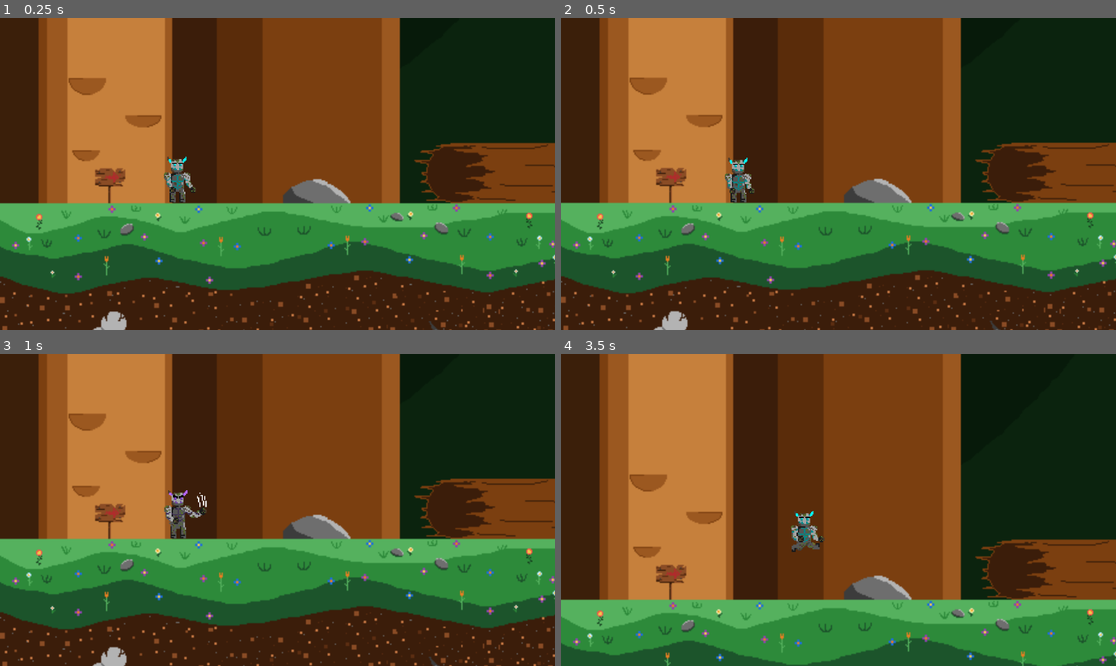
Above: before the commit, frames 1-4 (two rows, left to right).
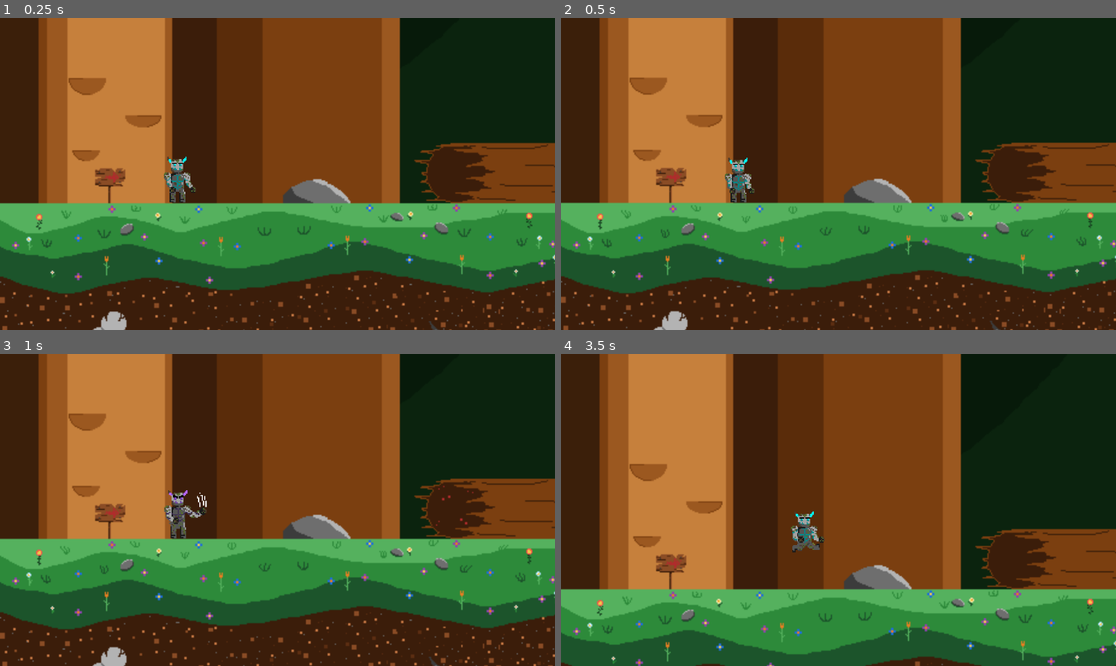
Above: after the commit, the same moments.

Repository: Eric-NS/KhaosDoom-Remaster
Game: Godot game, scene res://scenes/stage1.tscn
The game is run twice, just before and just after one commit, with the same random seed, the same clock (stepped at 60 frames per second) and the same inputs. The project has no main scene, so this scene is started directly.
Inputs:
- Up to frame 1 (0.25 s): no input
- Up to frame 2 (0.5 s): no input
- Up to frame 3 (1 s): hold D (right) from 0.53 s (still down); tap P (melee) at 0.6 s; tap W (jump) at 0.77 s
- Up to frame 4 (3.5 s): tap Q (special) at 1.35, 2.85 s; tap W (jump) at 1.52, 3.02 s; release D (right) at 2.03 s; hold A (left) 2.03-2.78 s; tap P (melee) at 2.1 s; hold D (right) from 2.78 s (still down)

Frame 1 is identical in both runs. In frame 2, 0.2% of the frame differs, in the area x 6-100%, y 59-83%; in frame 3, 0.2%; in frame 4, 16%, in the area x 0-100%, y 35-100%.

Commit message:
agregue pinchos y fondo animado

Diff:
--- a/objects/archer.tscn
+++ b/objects/archer.tscn
@@ -238,7 +238,7 @@
 libraries/ = SubResource("AnimationLibrary_3vgaw")
 
 [node name="JumpHeight" type="Timer" parent="." unique_id=288862435]
-wait_time = 0.17
+wait_time = 0.12
 one_shot = true
 
 [node name="Camera2D" type="Camera2D" parent="." unique_id=663195752]
--- a/objects/golem.tscn
+++ b/objects/golem.tscn
@@ -201,7 +201,7 @@
 speed = 150.0
 speed_max = 150.0
 gravity = 1150.0
-gravity_max = 3000.0
+gravity_max = 3200.0
 jump_force = 450.0
 min_jump = 10.0
 
@@ -238,7 +238,7 @@
 libraries/ = SubResource("AnimationLibrary_3vgaw")
 
 [node name="JumpHeight" type="Timer" parent="." unique_id=288862435]
-wait_time = 0.17
+wait_time = 0.12
 one_shot = true
 
 [node name="Camera2D" type="Camera2D" parent="." unique_id=663195752]
--- /dev/null
+++ b/objects/pincho.tscn
@@ -0,0 +1,60 @@
+[gd_scene format=3 uid="uid://colxya775vb73"]
+
+[ext_resource type="Script" uid="uid://4j1huj70f0ck" path="res://scripts/animacion.gd" id="1_30gk5"]
+[ext_resource type="Texture2D" uid="uid://caykq4opv83s4" path="res://sprites/Pincho.png" id="1_qy8bk"]
+
+[sub_resource type="RectangleShape2D" id="RectangleShape2D_qy8bk"]
+size = Vector2(20, 38)
+
+[sub_resource type="Animation" id="Animation_xjakf"]
+resource_name = "si"
+length = 1.9
+loop_mode = 1
+tracks/0/type = "value"
+tracks/0/imported = false
+tracks/0/enabled = true
+tracks/0/path = NodePath("Sprite2D:frame")
+tracks/0/interp = 1
+tracks/0/loop_wrap = true
+tracks/0/keys = {
+"times": PackedFloat32Array(0, 0.1, 0.2, 0.3, 0.4, 0.5, 0.6, 0.7, 0.8, 0.9),
+"transitions": PackedFloat32Array(1, 1, 1, 1, 1, 1, 1, 1, 1, 1),
+"update": 1,
+"values": [0, 1, 2, 3, 4, 5, 6, 7, 8, 9]
+}
+tracks/1/type = "value"
+tracks/1/imported = false
+tracks/1/enabled = true
+tracks/1/path = NodePath("CollisionShape2D:disabled")
+tracks/1/interp = 1
+tracks/1/loop_wrap = true
+tracks/1/keys = {
+"times": PackedFloat32Array(0, 0.17, 0.5),
+"transitions": PackedFloat32Array(1, 1, 1),
+"update": 1,
+"values": [true, false, true]
+}
+
+[sub_resource type="AnimationLibrary" id="AnimationLibrary_f26ao"]
+_data = {
+&"RESET": SubResource("Animation_xjakf")
+}
+
+[node name="Pincho" type="Area2D" unique_id=837083125 groups=["enemy"]]
+collision_layer = 2
+collision_mask = 0
+script = ExtResource("1_30gk5")
+
+[node name="Sprite2D" type="Sprite2D" parent="." unique_id=1130298961]
+texture_filter = 1
+texture = ExtResource("1_qy8bk")
+hframes = 10
+
+[node name="CollisionShape2D" type="CollisionShape2D" parent="." unique_id=2025091656]
+position = Vector2(1, 6)
+shape = SubResource("RectangleShape2D_qy8bk")
+disabled = true
+debug_color = Color(0.99013716, 0, 0.287664, 0.41960785)
+
+[node name="AnimationPlayer" type="AnimationPlayer" parent="." unique_id=1373629288]
+libraries/ = SubResource("AnimationLibrary_f26ao")
--- a/objects/warrior.tscn
+++ b/objects/warrior.tscn
@@ -260,7 +260,7 @@
 libraries/ = SubResource("AnimationLibrary_3vgaw")
 
 [node name="JumpHeight" type="Timer" parent="." unique_id=288862435]
-wait_time = 0.17
+wait_time = 0.12
 one_shot = true
 
 [node name="Camera2D" type="Camera2D" parent="." unique_id=663195752]
--- a/scenes/stage1.tscn
+++ b/scenes/stage1.tscn
@@ -1,5 +1,6 @@
 [gd_scene format=3 uid="uid://dsyih4csyi1ge"]
 
+[ext_resource type="Script" uid="uid://4j1huj70f0ck" path="res://scripts/animacion.gd" id="1_310cc"]
 [ext_resource type="Texture2D" uid="uid://d1frlra88nej2" path="res://sprites/nivel1-1.png" id="1_jfwne"]
 [ext_resource type="Texture2D" uid="uid://ckejea4cd26pf" path="res://sprites/nivel1-2.png" id="2_ikwov"]
 [ext_resource type="Texture2D" uid="uid://dprwxqapwbks3" path="res://sprites/nivel1-3.png" id="3_co1ia"]
@@ -11,6 +12,7 @@
 [ext_resource type="PackedScene" uid="uid://da56hw3lw8423" path="res://objects/nenufarflor.tscn" id="10_4fnny"]
 [ext_resource type="PackedScene" uid="uid://biqvsglslyl7u" path="res://objects/golem.tscn" id="10_4rt7r"]
 [ext_resource type="PackedScene" uid="uid://cqgqshruhsraa" path="res://objects/tronco.tscn" id="11_5jilv"]
+[ext_resource type="PackedScene" uid="uid://colxya775vb73" path="res://objects/pincho.tscn" id="12_212wl"]
 
 [sub_resource type="Animation" id="Animation_003fr"]
 resource_name = "default"
@@ -145,6 +147,7 @@
 [node name="Stage1" type="Node2D" unique_id=916750441]
 
 [node name="Fondo" type="Node2D" parent="." unique_id=1180366115]
+script = ExtResource("1_310cc")
 
 [node name="1" type="Sprite2D" parent="Fondo" unique_id=84743294]
 position = Vector2(1500, 480)
@@ -153,31 +156,37 @@
 
 [node name="2" type="Sprite2D" parent="Fondo" unique_id=1886998178]
 visible = false
+position = Vector2(1500, 480)
 texture = ExtResource("2_ikwov")
 metadata/_edit_lock_ = true
 
 [node name="3" type="Sprite2D" parent="Fondo" unique_id=154680127]
 visible = false
+position = Vector2(1500, 480)
 texture = ExtResource("3_co1ia")
 metadata/_edit_lock_ = true
 
 [node name="4" type="Sprite2D" parent="Fondo" unique_id=426081173]
 visible = false
+position = Vector2(1500, 480)
 texture = ExtResource("4_4fnny")
 metadata/_edit_lock_ = true
 
 [node name="5" type="Sprite2D" parent="Fondo" unique_id=2005333311]
 visible = false
+position = Vector2(1500, 480)
 texture = ExtResource("5_5jilv")
 metadata/_edit_lock_ = true
 
 [node name="6" type="Sprite2D" parent="Fondo" unique_id=1807261710]
 visible = false
+position = Vector2(1500, 480)
 texture = ExtResource("6_212wl")
 metadata/_edit_lock_ = true
 
 [node name="7" type="Sprite2D" parent="Fondo" unique_id=214047762]
 visible = false
+position = Vector2(1500, 480)
 texture = ExtResource("7_310cc")
 metadata/_edit_lock_ = true
 
@@ -298,3 +307,13 @@
 
 [node name="Golem" parent="." unique_id=1710311515 instance=ExtResource("10_4rt7r")]
 position = Vector2(148, 610)
+
+[node name="Pincho" parent="." unique_id=837083125 instance=ExtResource("12_212wl")]
+position = Vector2(1131, 612)
+
+[node name="Pincho2" parent="." unique_id=209148222 instance=ExtResource("12_212wl")]
+position = Vector2(1226, 612)
+flipped = true
+
+[node name="Pincho3" parent="." unique_id=262896368 instance=ExtResource("12_212wl")]
+position = Vector2(1313, 612)
--- /dev/null
+++ b/scripts/animacion.gd
@@ -0,0 +1,8 @@
+extends Node2D
+
+@export var flipped := false
+
+func _ready() -> void:
+	$AnimationPlayer.play("RESET")
+	if flipped:
+		$Sprite2D.flip_h = true
--- a/scripts/player.gd
+++ b/scripts/player.gd
@@ -144,7 +144,7 @@
 
 func _on_hitbox_area_entered(area: Area2D) -> void:
 	if area.is_in_group("enemy") && dead != true && state!="ouch":
-		state="ouch"
+		state = "ouch"
 
 		#print(hp)
 		recoil()
Not shown, added: scripts/animacion.gd.uid
Binary file added: sprites/Pincho.png
Not shown, added: sprites/Pincho.png.import
Binary file added: sprites/Pincho2.png
Not shown, added: sprites/Pincho2.png.import
Binary file added: sprites/Pinchogrande.png
Not shown, added: sprites/Pinchogrande.png.import
